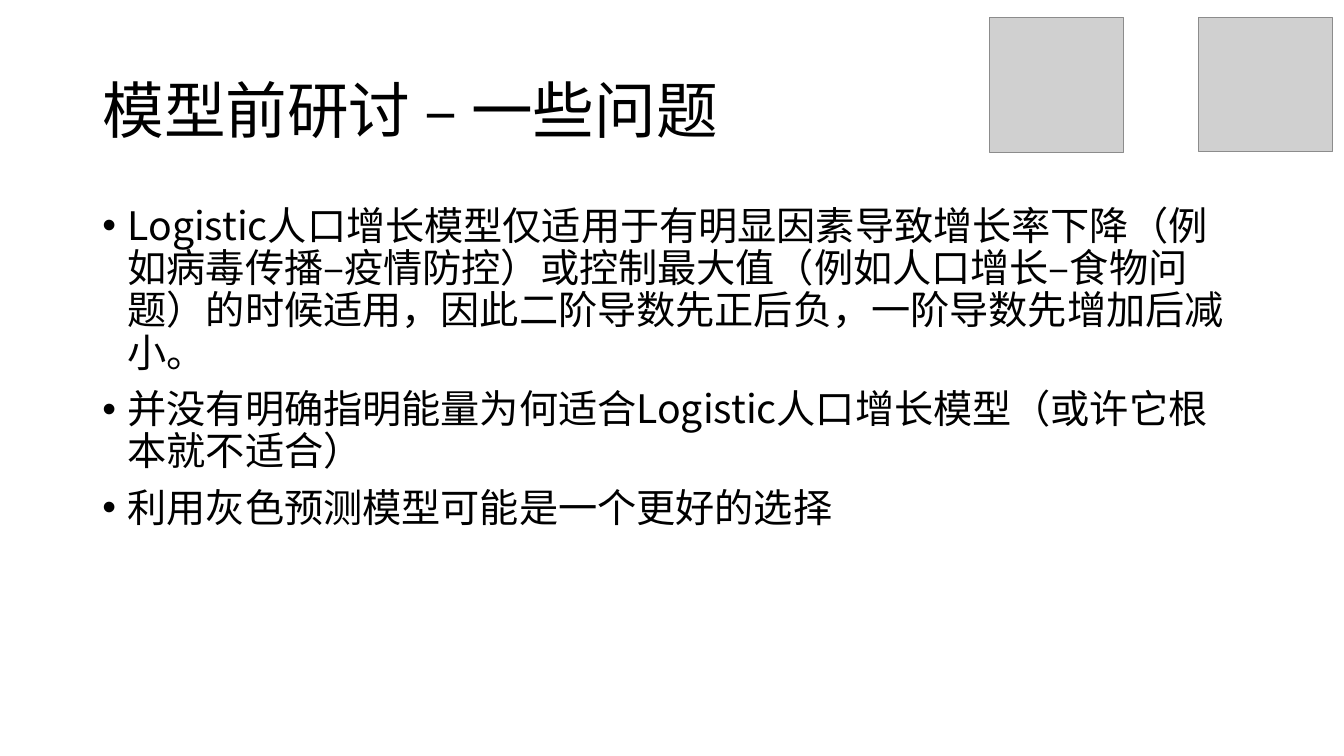
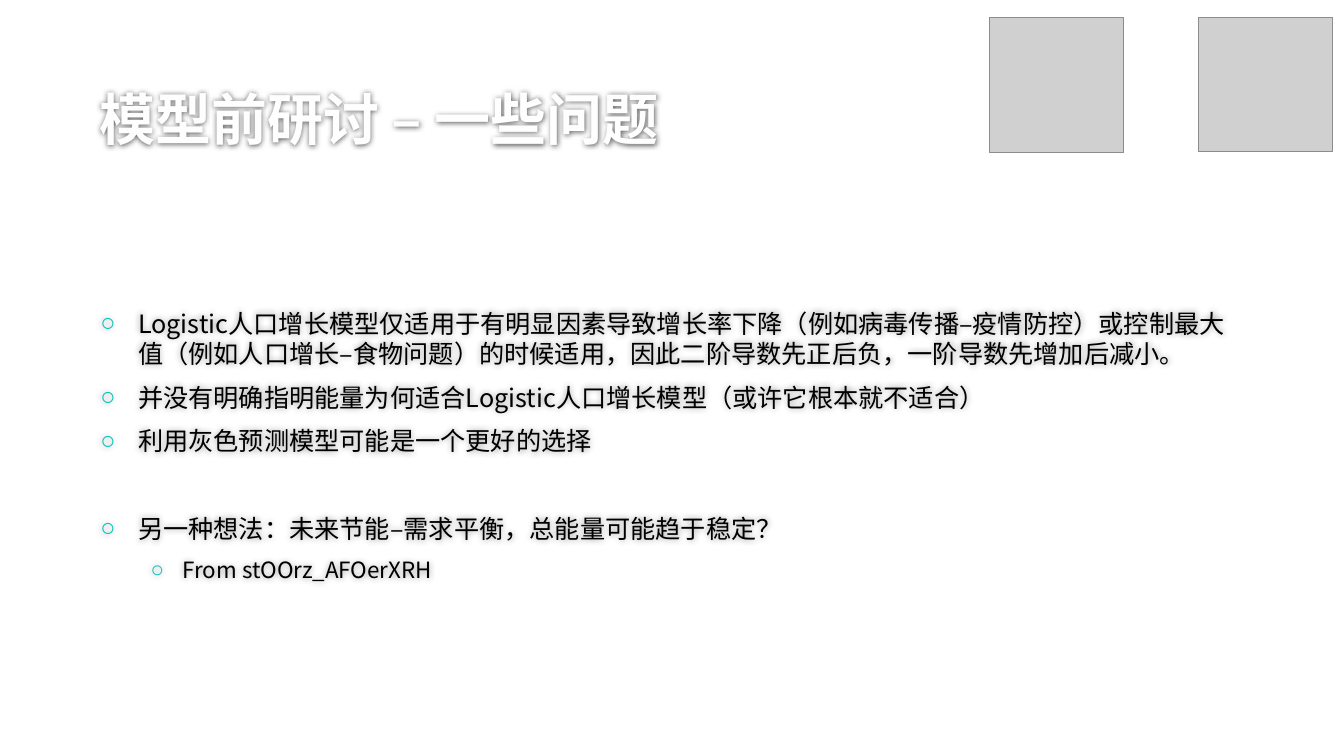
Before and after one commit to stOOrz-Science-Mind/2019_HiMCM_A_10006, a slide deck: slide 14 of 10005.pptx. Drawn at 1344x756 pixels with LibreOffice and Linux fonts; fonts in the diff are those of the drawing; grey boxes stand for pictures; background and template pictures are left out. Boxes give left, top, right and bottom in pixels: in the first picture for what was removed or moved away, otherwise in the second. Text is boxed around its words. In the diff, an @@ line names an element or a change of style, - is before the commit and + after.

```diff
--- a/10005.pptx
+++ b/10005.pptx
@@ title "模型前研讨 – 一些问题": place and size @@
-title "模型前研讨 – 一些问题" at bbox=[102, 81, 717, 138]
+title "模型前研讨 – 一些问题" at bbox=[99, 92, 659, 148]
@@ title "模型前研讨 – 一些问题" at bbox=[99, 92, 659, 148]: size 44 to 40 pt, text colour #000000 to #FEFEFE, bold on; line spacing 0.9 to 1; vertical alignment middle to bottom @@
@@ text "Logistic人口增长模型仅适用于有明显因素导致增长率下降（例如病毒传播–疫情防控）或控制最大值（例如人口增长–食物问 ...": place and size @@
-text "Logistic人口增长模型仅适用于有明显因素导致增长率下降（例如病毒传播–疫情防控）或控制最大值（例如人口增长–食物问 ..." at bbox=[128, 206, 1224, 526]
+text "Logistic人口增长模型仅适用于有明显因素导致增长率下降（例如病毒传播–疫情防控）或控制最大值（例如人口增长–食物问 ..." at bbox=[138, 311, 1225, 581]
@@ text "Logistic人口增长模型仅适用于有明显因素导致增长率下降（例如病毒传播–疫情防控）或控制最大值（例如人口增长–食物问 ..." at bbox=[138, 311, 1225, 581]: vertical alignment top to middle @@
@@ text at bbox=[138, 311, 1225, 452]: size 28 to 18 pt in "Logistic人口增长模型仅适用于有明显因素导致增长率下降（例如病毒传播–疫情防控）或控制最大值（例如人口增长–食物问 ...", "并没有明确指明能量为何适合Logistic人口增长模型（或许它根本就不适合）", "利用灰色预测模型可能是一个更好的选择"; bullet • to ○; line spacing 0.9 to 1 @@
@@ text at bbox=[138, 516, 781, 581]: paragraphs added @@
+○ 另一种想法：未来节能–需求平衡，总能量可能趋于稳定？
+  ○ From stOOrz_AFOerXRH
```
Also in this commit, not shown: 43 other slides changed, 1 slide added.
